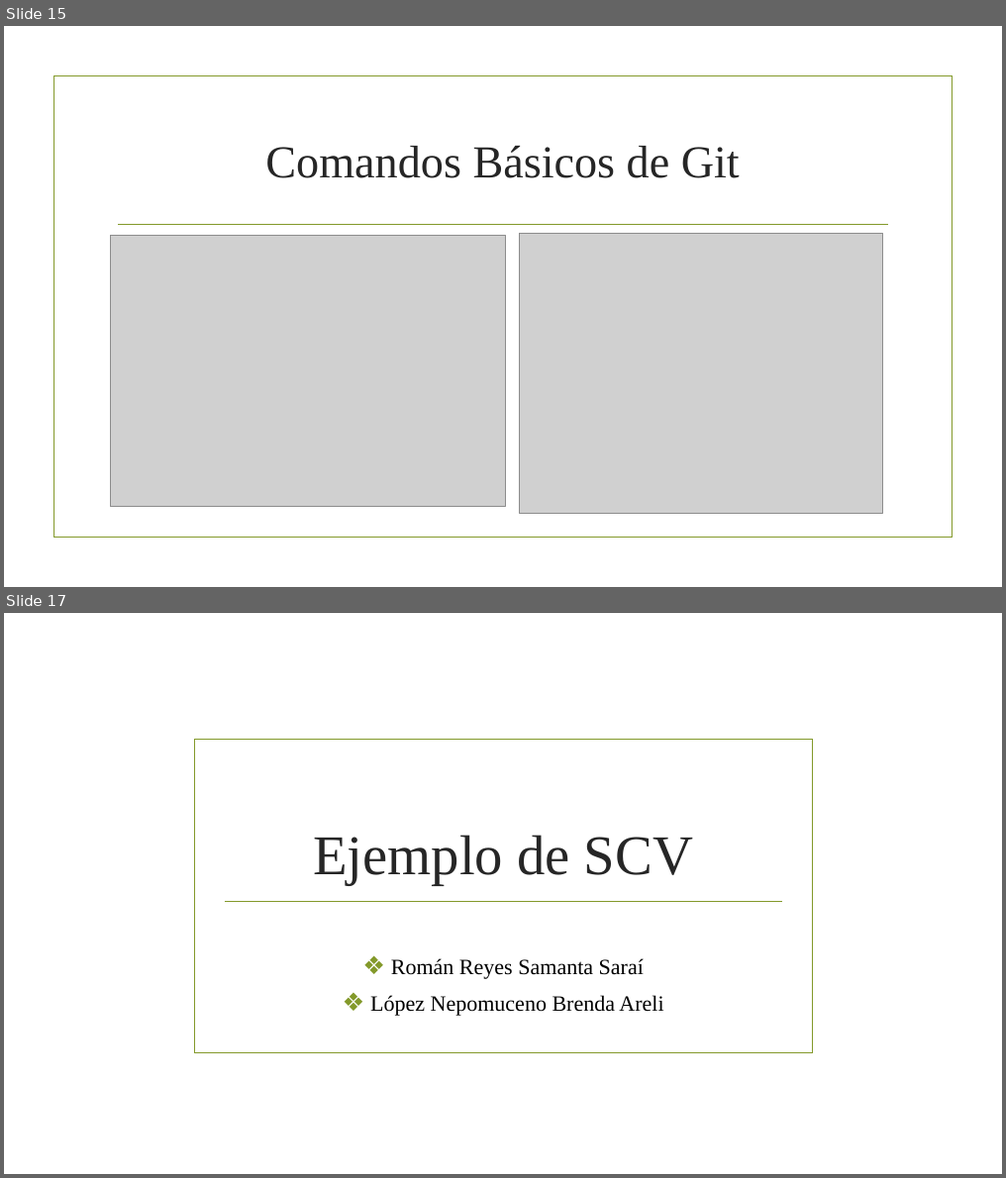
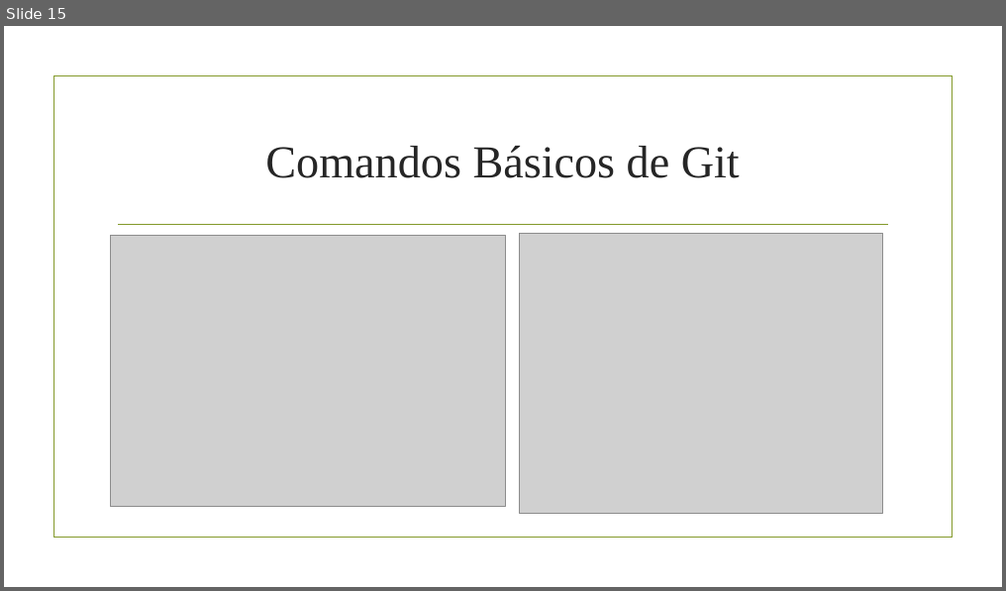
Before and after one commit to samantasaraireyes/Power, a slide deck: Control de versiones.pptx. Shown one above the other, each under a label of ours: slides 15 and 17 before the commit, slide 15 after it; the slides between them are not shown. The pictures are 1006x1178 and 1006x591 pixels, drawn with LibreOffice and Linux fonts; fonts in the diff are those of the drawing; grey boxes stand for pictures; background and template pictures are left out. Boxes give left, top, right and bottom in pixels: in the first picture for what was removed or moved away, otherwise in the second. Text is boxed around its words. In the diff, an @@ line names an element or a change of style, - is before the commit and + after.

```diff
--- a/Control de versiones.pptx
+++ b/Control de versiones.pptx
@@ slide 17 removed at [4, 613, 1002, 1174], background picture (left out) @@
@@ rectangle removed at [195, 740, 813, 1054] @@
@@ title removed at [313, 835, 693, 885] @@
-Ejemplo de SCV
@@ line removed from (224, 901) to (782, 901) @@
@@ subtitle removed at [370, 959, 663, 1016] @@
-❖ Román Reyes Samanta Saraí
-❖ López Nepomuceno Brenda Areli
```
Also in this commit, not shown: 1 slide changed, 1 slide added, 1 other slide removed.
